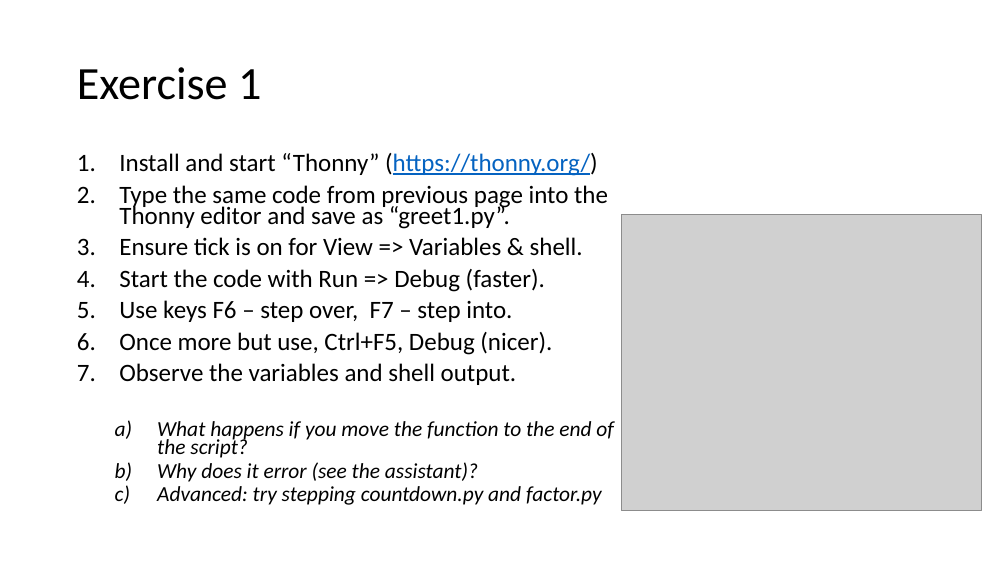
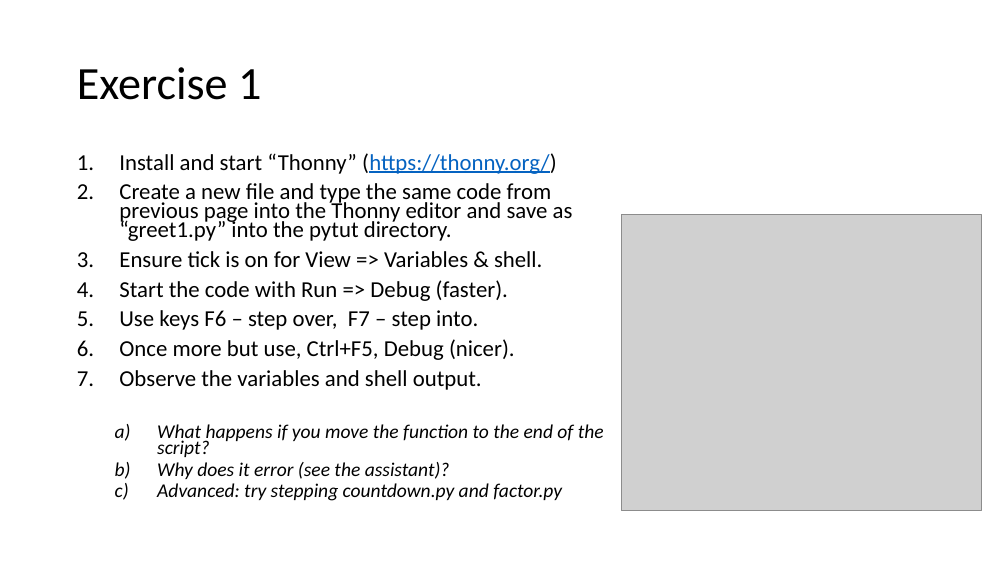
Before and after one commit to mrkbutty/PythonTutButty01, a slide deck: slide 20 of PyTut1_Intro.pptx. Drawn at 1008x567 pixels with LibreOffice and Linux fonts; fonts in the diff are those of the drawing; grey boxes stand for pictures. Boxes give left, top, right and bottom in pixels: in the first picture for what was removed or moved away, otherwise in the second. Text is boxed around its words. In the diff, an @@ line names an element or a change of style, - is before the commit and + after.

```diff
--- a/PyTut1_Intro.pptx
+++ b/PyTut1_Intro.pptx
@@ text at (x1=119, y1=153, x2=604, y2=501): size 23.8 to 21.7 pt in "Install and start “Thonny” (https://thonny.org/)", "Ensure tick is on for View => ...", "Start the code with Run => Debug ...", "Use keys F6 – step over, F7 ..." and 2 more places; size 20.4 to 18.6 pt in "What happens if you move the function ...", "Why does it error (see the assistant)?", "Advanced: try stepping countdown.py and factor.py" @@
@@ text at (x1=119, y1=183, x2=573, y2=241): text changed; size 23.8 to 21.7 pt @@
-2. Type the same code from previous page into the Thonny editor and save as “greet1.py”.
+2. Create a new file and type the same code from previous page into the Thonny editor and save as “greet1.py” into the pytut directory.
```
Also in this commit, not shown: 1 other slide changed, 2 other files.
